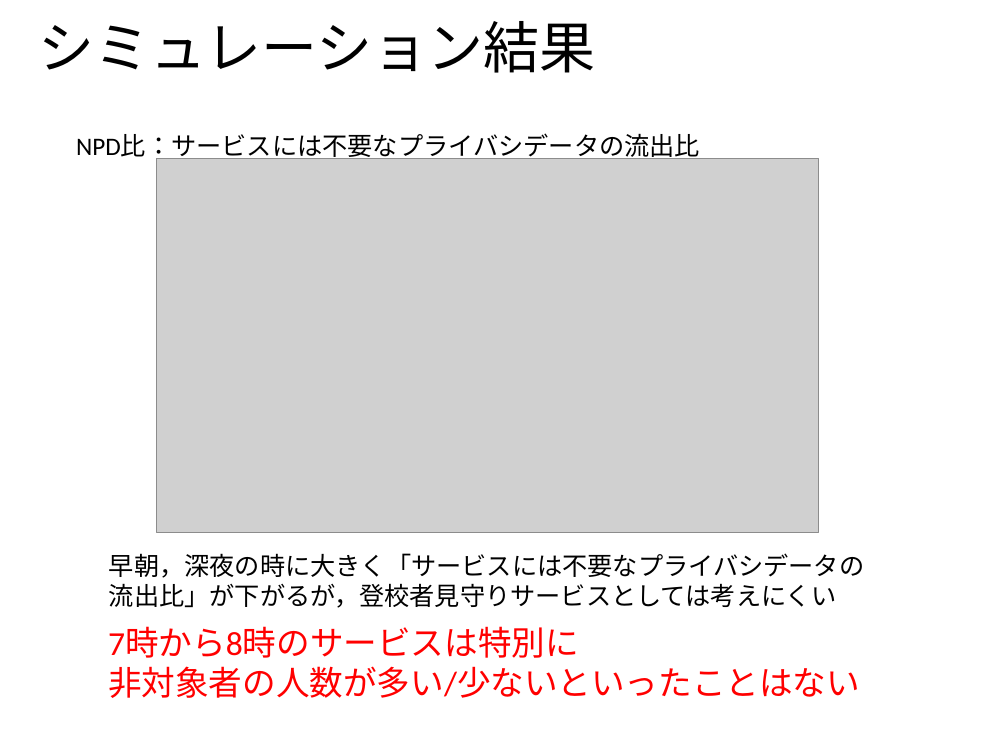
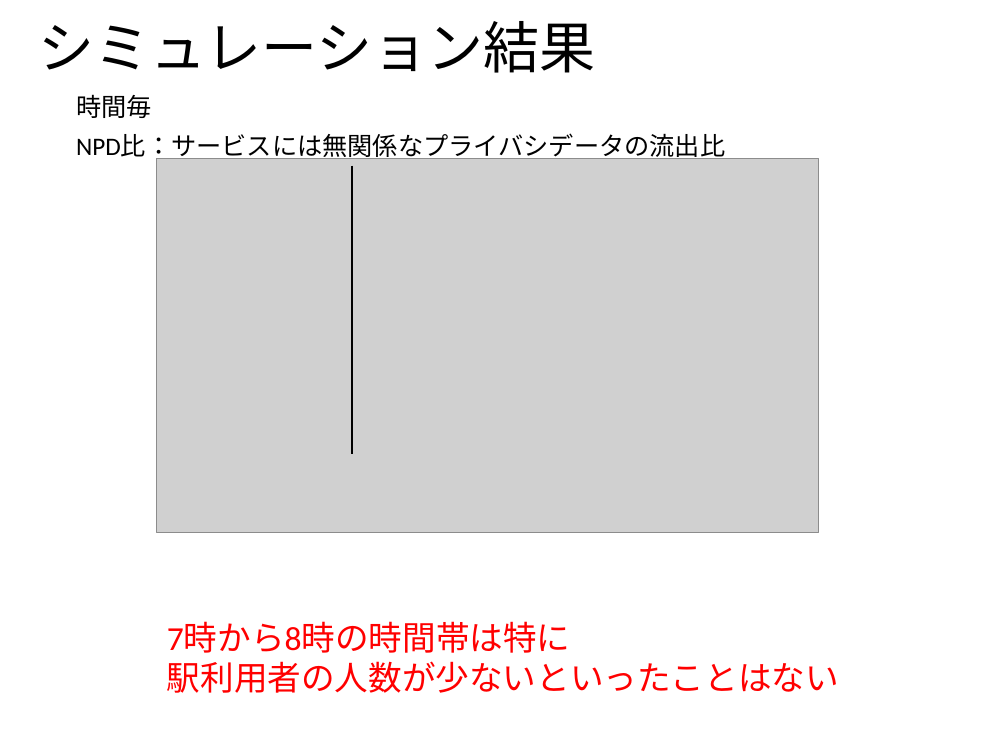
Before and after one commit to ao-megane/LplcOpenDataConverter, a slide deck: slide 21 of LplcOpenDataConverter/LplcOpenDataConverter/プレゼン/多地点カメラを用いた見守りサービスにおける第三者のプライバシデータ流出比の定量評価.pptx. Drawn at 1008x756 pixels with LibreOffice and Linux fonts; fonts in the diff are those of the drawing; grey boxes stand for pictures; background and template pictures are left out. Boxes give left, top, right and bottom in pixels: in the first picture for what was removed or moved away, otherwise in the second. Text is boxed around its words. In the diff, an @@ line names an element or a change of style, - is before the commit and + after.

```diff
--- a/LplcOpenDataConverter/LplcOpenDataConverter/プレゼン/多地点カメラを用いた見守りサービスにおける第三者のプライバシデータ流出比の定量評価.pptx
+++ b/LplcOpenDataConverter/LplcOpenDataConverter/プレゼン/多地点カメラを用いた見守りサービスにおける第三者のプライバシデータ流出比の定量評価.pptx
@@ text added at (76,94,152,118), 18 pt, text #000000 @@
+時間毎
@@ text at (76,134,725,161): text changed @@
-NPD比：サービスには不要なプライバシデータの流出比
+NPD比：サービスには無関係なプライバシデータの流出比
@@ line added from (353, 165) to (353, 454), #000000 1.5 pt @@
@@ text removed at (109,553,864,608) @@
-早朝，深夜の時に大きく「サービスには不要なプライバシデータの流出比」が下がるが，登校者見守りサービスとしては考えにくい
@@ text at (167,622,839,693): text changed @@
-7時から8時のサービスは特別に
-非対象者の人数が多い/少ないといったことはない
+7時から8時の時間帯は特に
+駅利用者の人数が少ないといったことはない
```
Also in this commit, not shown: 20 other slides changed, 2 slides added, 2 slides removed, 1 other file.
